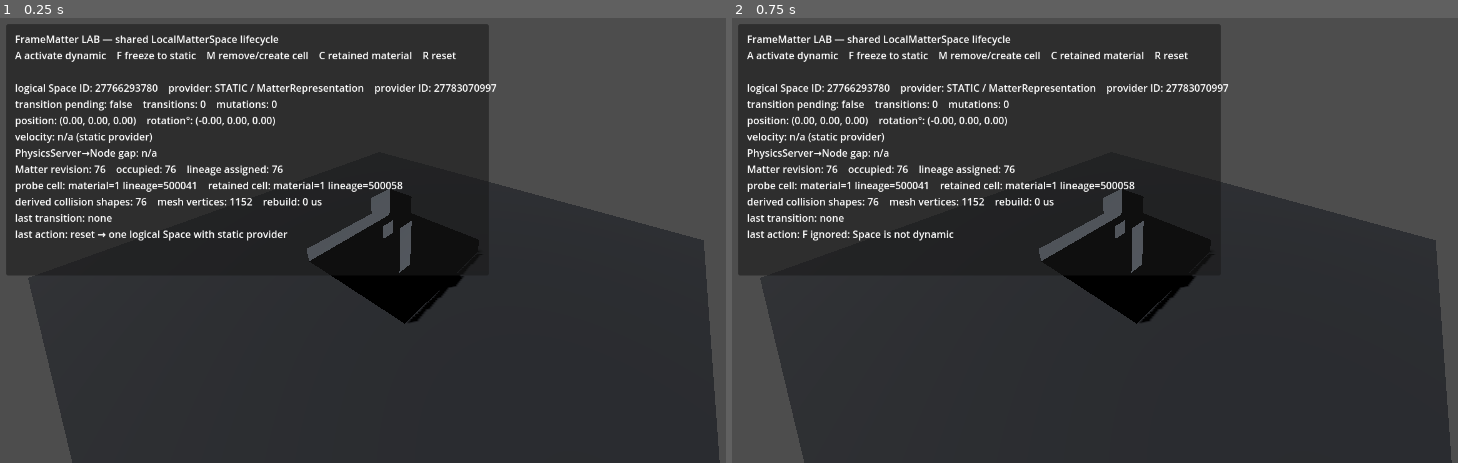
Above: before the commit, frames 1-2 (left to right).
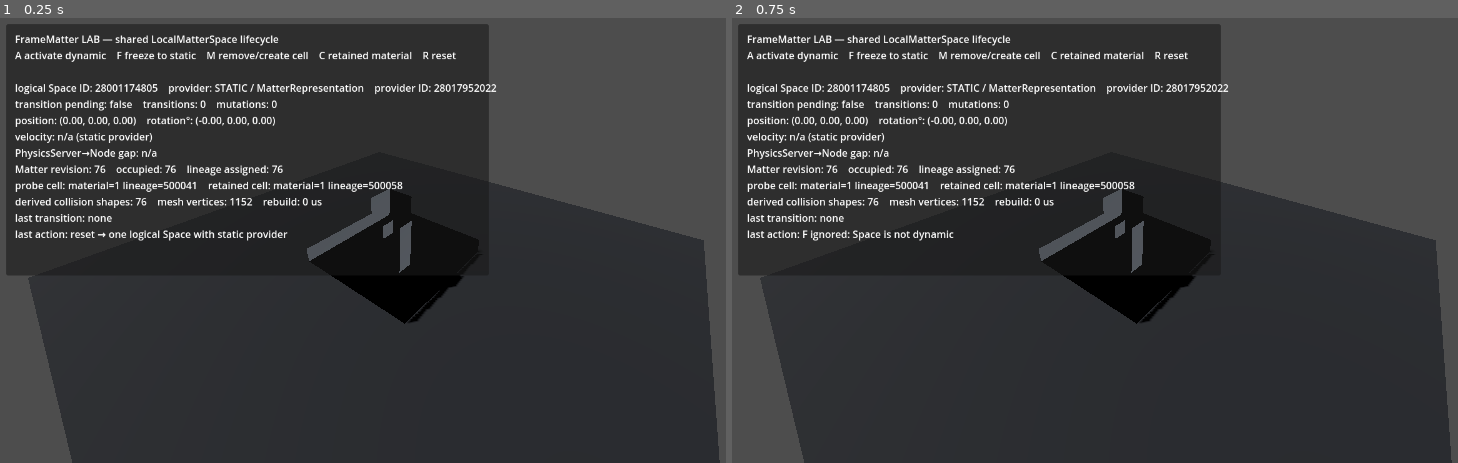
Above: after the commit, the same moments.

Repository: Jozzpoly/FrameMatter-Lab
Game: Godot game, scene res://lab/main.tscn
Two runs of this game, one before a commit and one after it. Both use one fixed random seed, a clock stepped at 60 frames per second and the inputs below.
Inputs:
- Up to frame 1 (0.25 s): no input
- Up to frame 2 (0.75 s): tap Enter at 0.5 s; tap F at 0.6 s

The runs differ from the first frame. In frame 1, 0.2% of the frame differs, in the area x 13-69%, y 14-17%; in frame 2, 0.2%.

Commit message:
Route dynamic collision through collision box compiler

Diff:
--- a/construct/construct_body.gd
+++ b/construct/construct_body.gd
@@ -5,6 +5,7 @@
 
 var volume: CellVolume
 var mass_per_cell := 1.0
+var collision_mode := CellCollisionBoxer.Mode.PER_CELL
 var last_rebuild_usec := 0
 
 # Authoritative equal-density Matter COM, available synchronously as soon as
@@ -41,18 +42,16 @@
 			remove_child(child)
 			child.free()
 
-	for z in range(volume.size.z):
-		for y in range(volume.size.y):
-			for x in range(volume.size.x):
-				var cell := Vector3i(x, y, z)
-				if volume.get_cell(cell) == CellVolume.EMPTY:
-					continue
-				var box := BoxShape3D.new()
-				box.size = Vector3.ONE
-				var collision_shape := CollisionShape3D.new()
-				collision_shape.shape = box
-				collision_shape.position = Vector3(x, y, z) + Vector3(0.5, 0.5, 0.5)
-				add_child(collision_shape)
+	var collision_boxes := CellCollisionBoxer.build_boxes(volume, collision_mode)
+	for box_info in collision_boxes:
+		var box_origin: Vector3i = box_info["origin"]
+		var box_size: Vector3i = box_info["size"]
+		var box := BoxShape3D.new()
+		box.size = Vector3(float(box_size.x), float(box_size.y), float(box_size.z))
+		var collision_shape := CollisionShape3D.new()
+		collision_shape.shape = box
+		collision_shape.position = Vector3(float(box_origin.x), float(box_origin.y), float(box_origin.z)) + box.size * 0.5
+		add_child(collision_shape)
 
 	_refresh_mass_properties()
 	last_rebuild_usec = Time.get_ticks_usec() - started_usec
